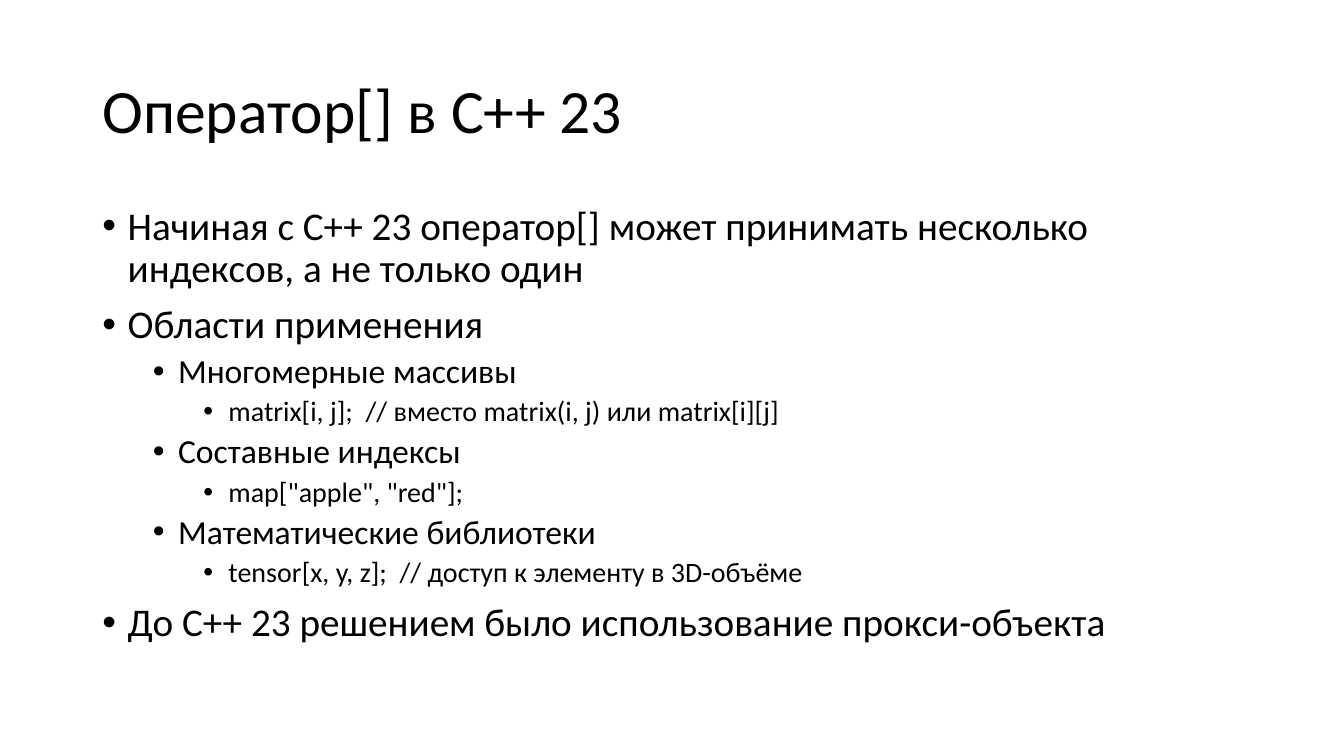
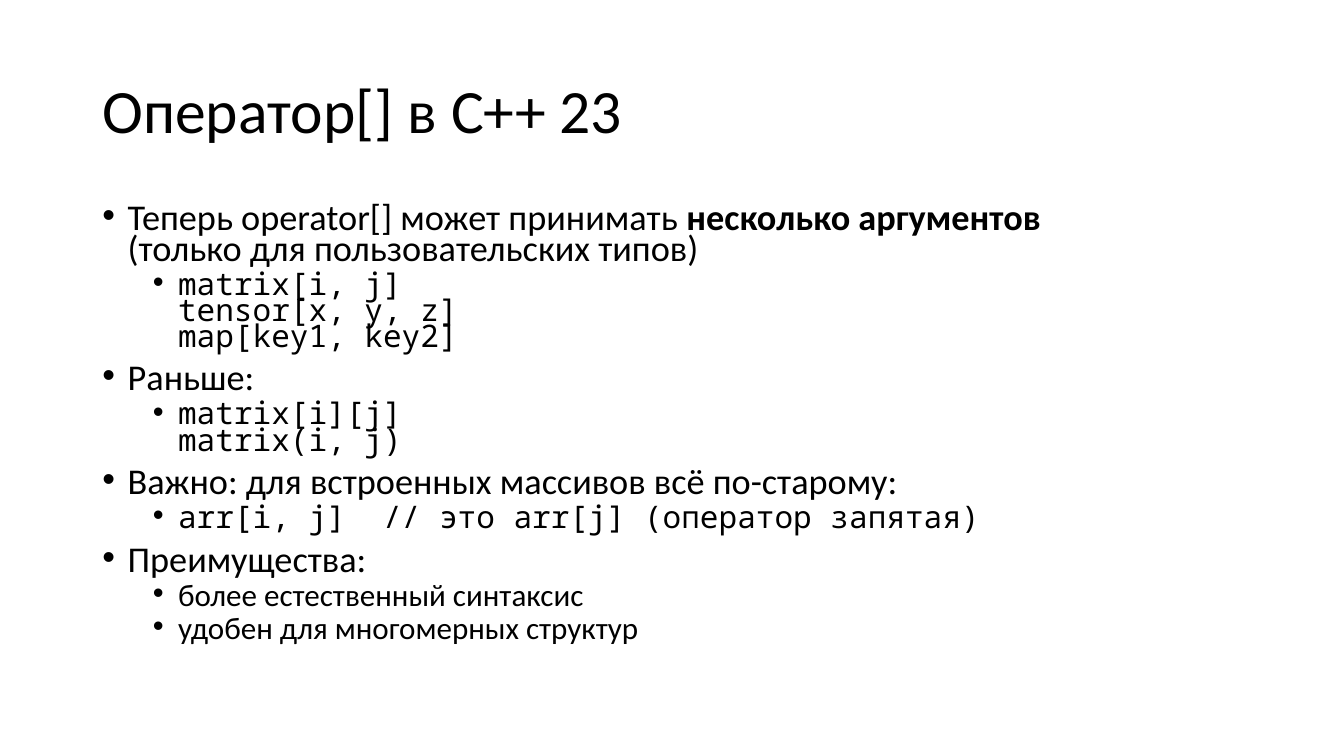
Before and after one commit to alexey-malov/oop, a slide deck: slide 56 of lectures/04/Дружественные функции и классы. Перегрузка операций.pptx. Drawn at 1344x756 pixels with LibreOffice and Linux fonts; fonts in the diff are those of the drawing. Boxes give left, top, right and bottom in pixels: in the first picture for what was removed or moved away, otherwise in the second. Text is boxed around its words. In the diff, an @@ line names an element or a change of style, - is before the commit and + after.

```diff
--- a/lectures/04/Дружественные функции и классы. Перегрузка операций.pptx
+++ b/lectures/04/Дружественные функции и классы. Перегрузка операций.pptx
@@ text at <box>128,203,1040,644</box>: text changed; size 28 to 22.2 pt @@
-• Начиная с C++ 23 оператор[] может принимать несколько индексов, а не только один
-• Области применения
-  • Многомерные массивы
-    • matrix[i, j]; // вместо matrix(i, j) или matrix[i][j]
-  • Составные индексы
-    • map["apple", "red"];
-  • Математические библиотеки
-    • tensor[x, y, z]; // доступ к элементу в 3D-объёме
-• До C++ 23 решением было использование прокси-объекта
+• Теперь operator[] может принимать несколько аргументов
+  (только для пользовательских типов)
+  • matrix[i, j]
+    tensor[x, y, z]
+    map[key1, key2]
+• Раньше:
+  • matrix[i][j]
+    matrix(i, j)
+• Важно: для встроенных массивов всё по-старому:
+  • arr[i, j] // это arr[j] (оператор запятая)
+• Преимущества:
+  • более естественный синтаксис
+  • удобен для многомерных структур
```
Also in this commit, not shown: 12 other slides changed, 10 slides added, 11 slides removed, 1 other file.
